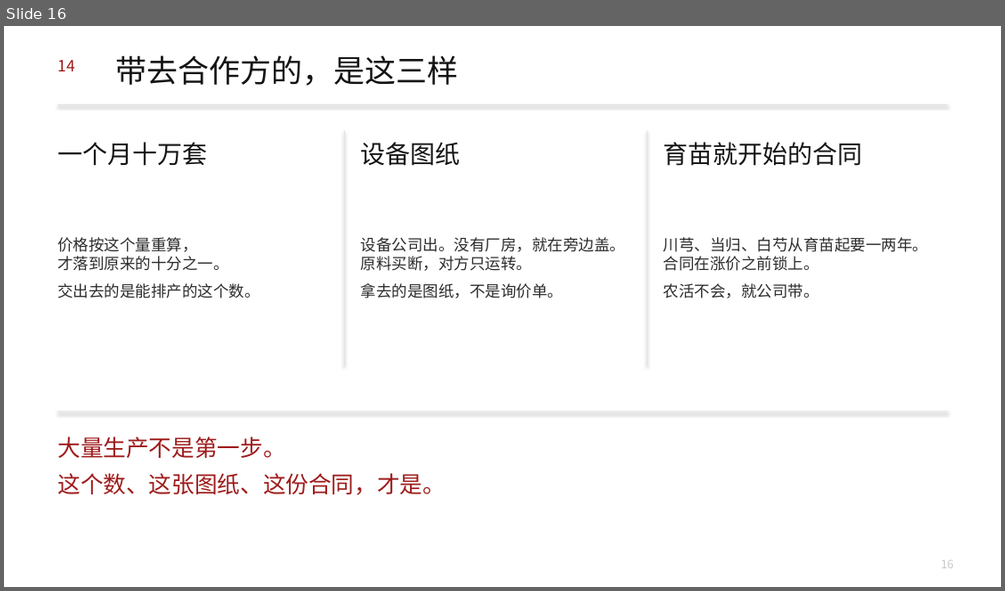
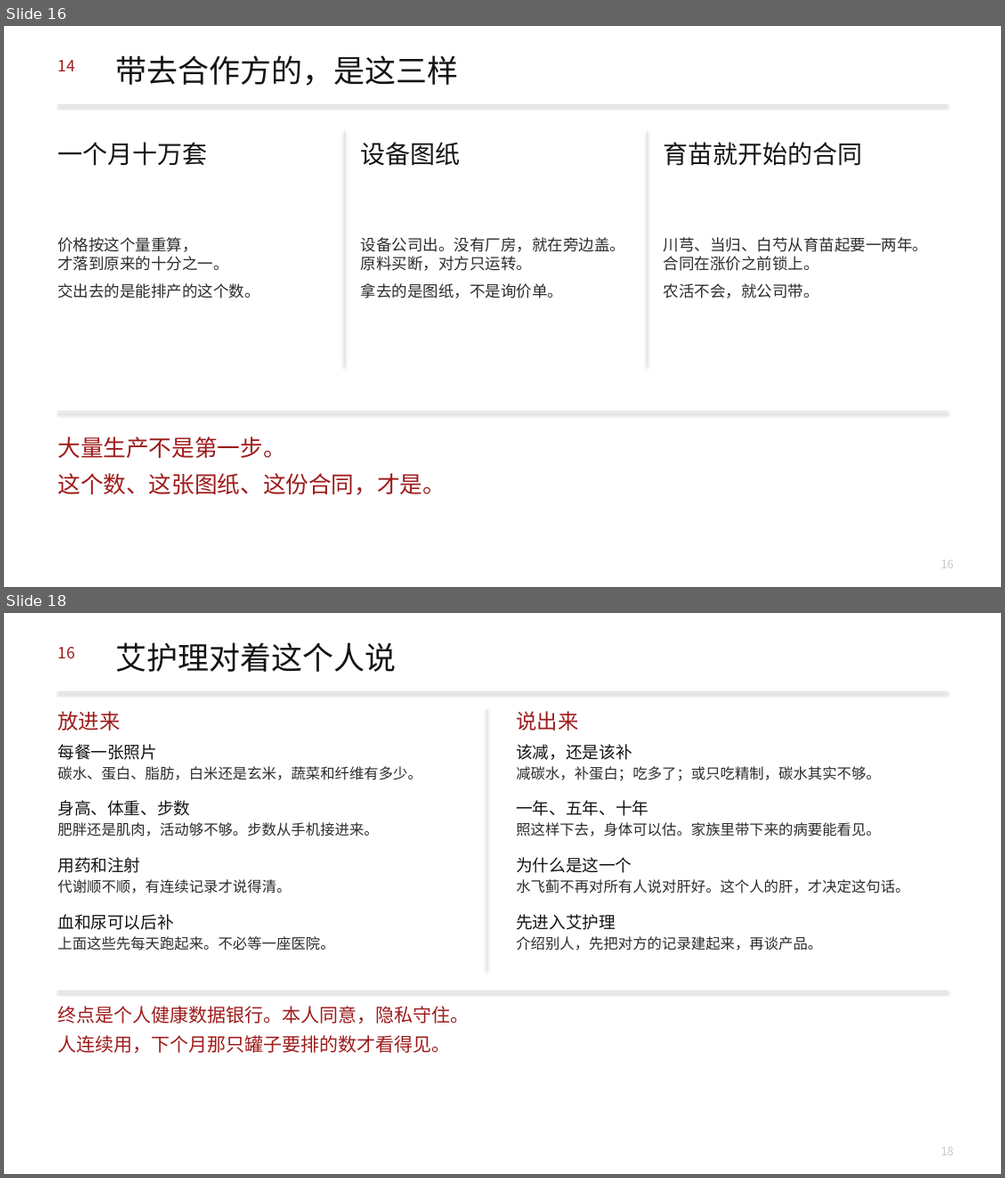
Before and after one commit to headshot9999/xiaoyi, a slide deck: 艾多美何以成为100兆韩元企业.pptx. Shown one above the other, each under a label of ours: slide 16 before the commit, slides 16 and 18 after it; the slides between them are not shown. The pictures are 1005x591 and 1005x1178 pixels, drawn with LibreOffice and Linux fonts; fonts in the diff are those of the drawing. Boxes give left, top, right and bottom in pixels: in the first picture for what was removed or moved away, otherwise in the second. Text is boxed around its words. In the diff, an @@ line names an element or a change of style, - is before the commit and + after.

```diff
--- a/艾多美何以成为100兆韩元企业.pptx
+++ b/艾多美何以成为100兆韩元企业.pptx
@@ slide 18 added at <box>4,613,1001,1174</box>, background #FFFFFF @@
@@ text added at <box>57,647,74,658</box>, 15 pt, text #9E1B1B @@
+16
@@ text added at <box>116,642,396,672</box>, 30 pt, text #141414 @@
+艾护理对着这个人说
@@ rectangle added at <box>57,691,947,692</box>, fill #E2E2E2 @@
@@ text added at <box>57,711,120,730</box>, 20 pt, text #9E1B1B @@
+放进来
@@ rectangle added at <box>486,709,487,971</box>, fill #E2E2E2 @@
@@ text added at <box>516,711,578,730</box>, 20 pt, text #9E1B1B @@
+说出来
@@ text added at <box>57,744,157,760</box>, 16 pt, text #141414 @@
+每餐一张照片
@@ text added at <box>516,744,631,760</box>, 16 pt, text #141414 @@
+该减，还是该补
@@ text added at <box>57,766,421,780</box>, 14 pt, text #2C2C2C @@
+碳水、蛋白、脂肪，白米还是玄米，蔬菜和纤维有多少。
@@ text added at <box>516,766,880,781</box>, 14 pt, text #2C2C2C @@
+减碳水，补蛋白；吃多了；或只吃精制，碳水其实不够。
@@ text added at <box>57,800,190,816</box>, 16 pt, text #141414 @@
+身高、体重、步数
@@ text added at <box>57,822,378,836</box>, 14 pt, text #2C2C2C @@
+肥胖还是肌肉，活动够不够。步数从手机接进来。
@@ text added at <box>516,800,648,816</box>, 16 pt, text #141414 @@
+一年、五年、十年
@@ text added at <box>516,822,880,836</box>, 14 pt, text #2C2C2C @@
+照这样下去，身体可以估。家族里带下来的病要能看见。
@@ text added at <box>57,857,140,873</box>, 16 pt, text #141414 @@
+用药和注射
@@ text added at <box>57,879,291,893</box>, 14 pt, text #2C2C2C @@
+代谢顺不顺，有连续记录才说得清。
@@ text added at <box>516,857,631,873</box>, 16 pt, text #141414 @@
+为什么是这一个
@@ text added at <box>516,879,909,893</box>, 14 pt, text #2C2C2C @@
+水飞蓟不再对所有人说对肝好。这个人的肝，才决定这句话。
@@ text added at <box>57,914,173,930</box>, 16 pt, text #141414 @@
+血和尿可以后补
@@ text added at <box>516,914,615,930</box>, 16 pt, text #141414 @@
+先进入艾护理
@@ text added at <box>57,936,334,950</box>, 14 pt, text #2C2C2C @@
+上面这些先每天跑起来。不必等一座医院。
@@ text added at <box>516,936,822,950</box>, 14 pt, text #2C2C2C @@
+介绍别人，先把对方的记录建起来，再谈产品。
@@ rectangle added at <box>57,990,947,991</box>, fill #E2E2E2 @@
@@ text added at <box>57,1005,469,1053</box>, 18 pt, text #9E1B1B @@
+终点是个人健康数据银行。本人同意，隐私守住。
+人连续用，下个月那只罐子要排的数才看得见。
@@ text added at <box>941,1147,954,1155</box>, 11 pt, text #C8C8C8 @@
+18
```
Also in this commit, not shown: 2 slides changed, 1 other slide added, 1 slide removed, 3 other files.
